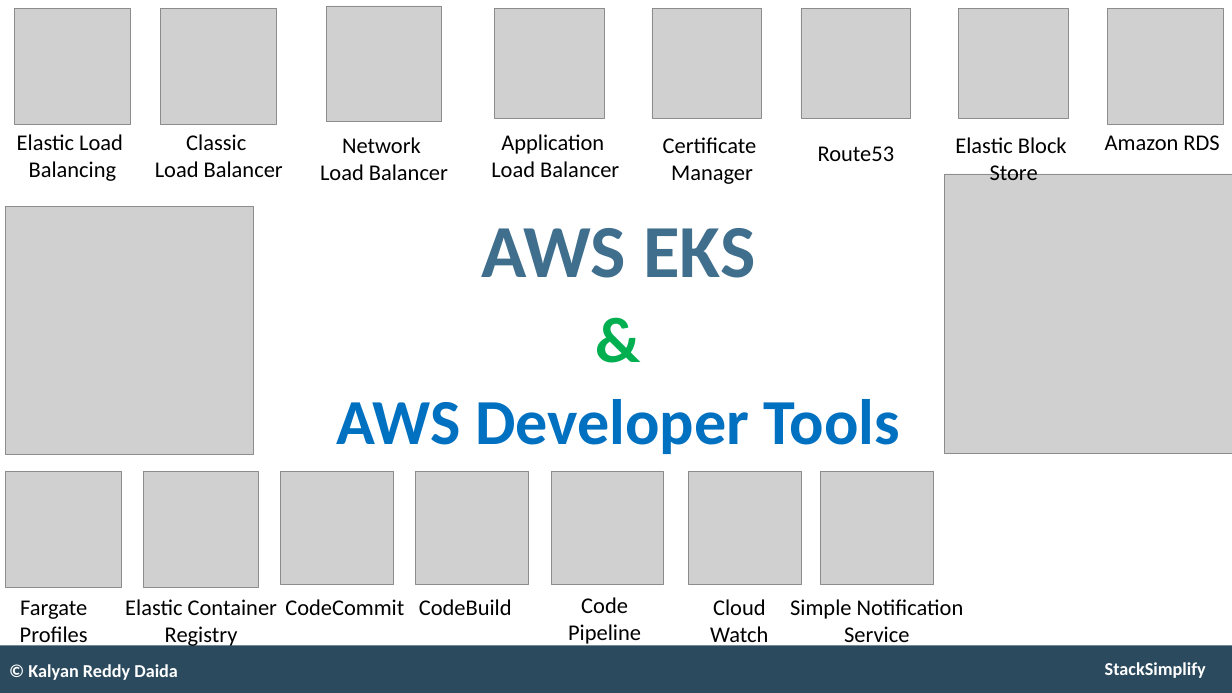
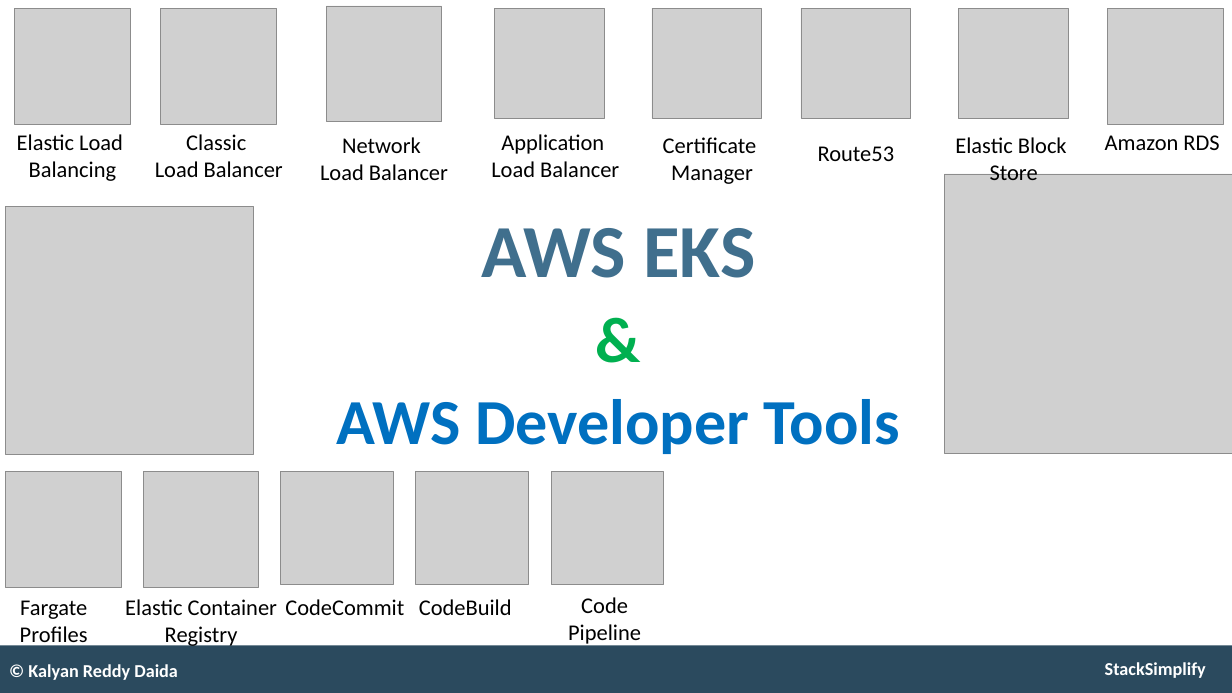
Before and after one commit to talvionyx/aws-eks-kubernetes-masterclass, a slide deck: slide 123 of presentation/AWS-Fargate-and-EKS-Masterclass.pptx. Drawn at 1232x693 pixels with LibreOffice and Linux fonts; fonts in the diff are those of the drawing; grey boxes stand for pictures. Boxes give left, top, right and bottom in pixels: in the first picture for what was removed or moved away, otherwise in the second. Text is boxed around its words. In the diff, an @@ line names an element or a change of style, - is before the commit and + after.

```diff
--- a/presentation/AWS-Fargate-and-EKS-Masterclass.pptx
+++ b/presentation/AWS-Fargate-and-EKS-Masterclass.pptx
@@ picture removed at box(688, 471, 801, 584) @@
@@ picture removed at box(821, 471, 933, 584) @@
@@ text removed at box(710, 599, 768, 648) @@
-Cloud
-Watch
@@ text removed at box(790, 599, 964, 648) @@
-Simple Notification
-Service
```
Also in this commit, not shown: 20 slides added, 1 other file.
